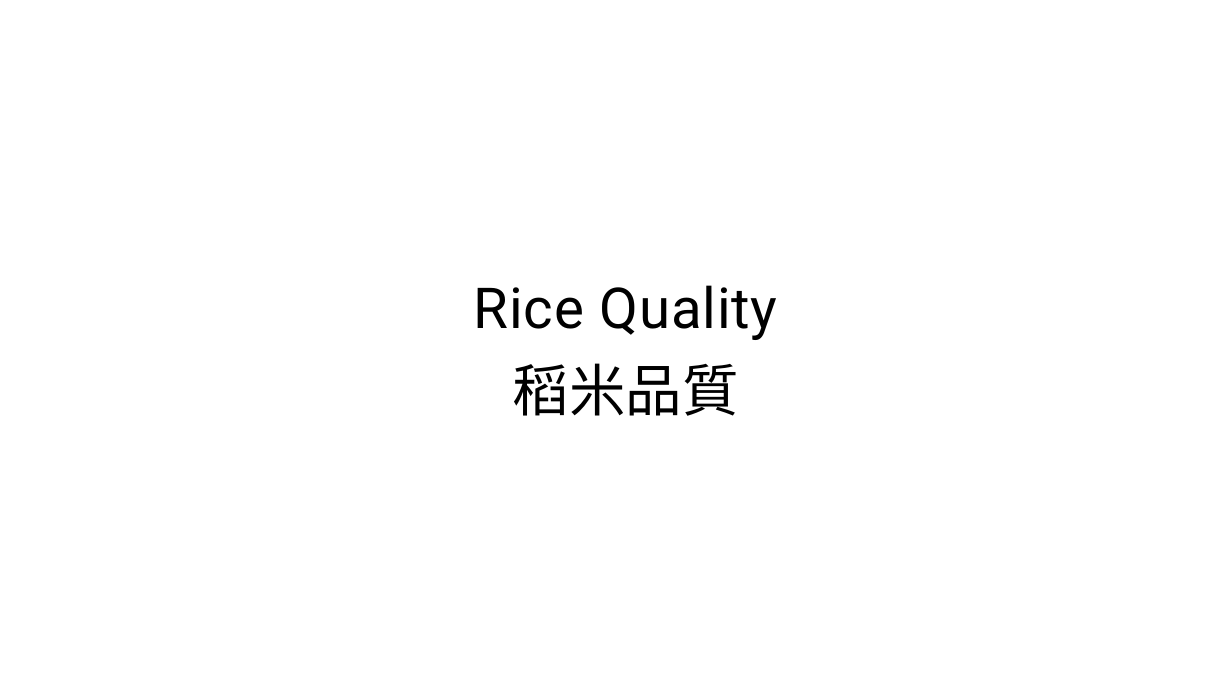
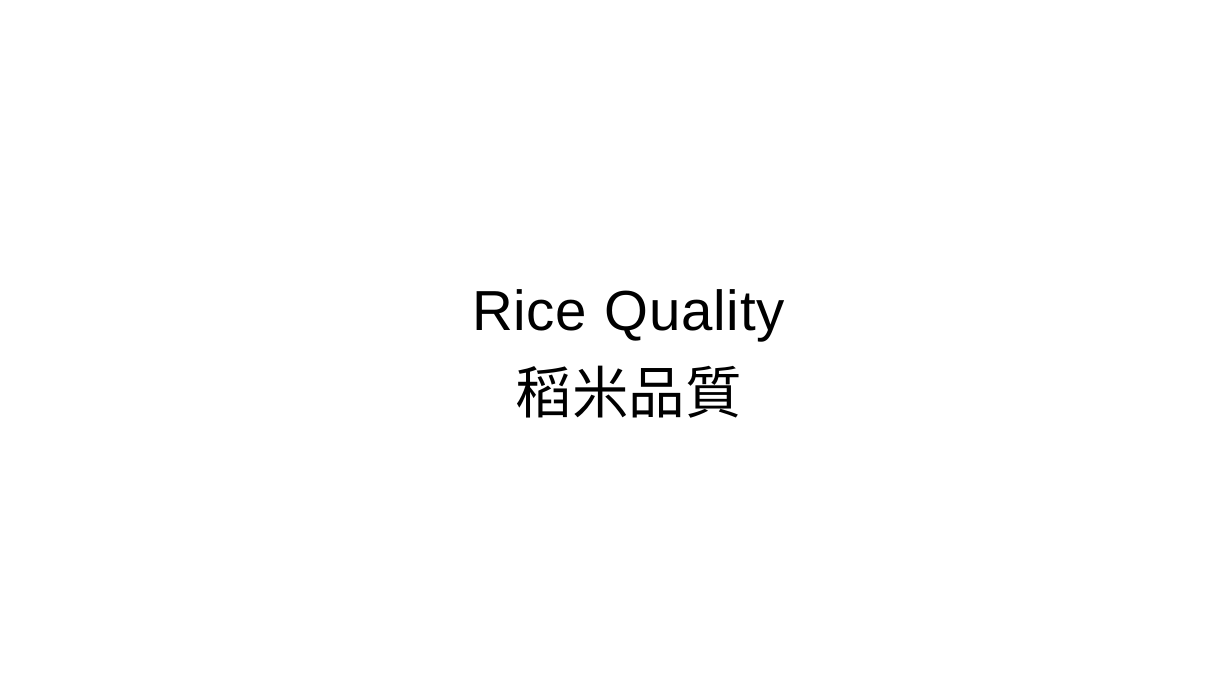
Before and after one commit to MullerLi/mullerli.github.io, a slide deck: slide 1 of assets/images/icon.pptx. Drawn at 1232x693 pixels with LibreOffice and Linux fonts; fonts in the diff are those of the drawing. Boxes give left, top, right and bottom in pixels: in the first picture for what was removed or moved away, otherwise in the second. Text is boxed around its words. In the diff, an @@ line names an element or a change of style, - is before the commit and + after.

Commit message:
feat: 更新圖像資源，替換 icon.pptx 和 preview.jpg

```diff
--- a/assets/images/icon.pptx
+++ b/assets/images/icon.pptx
@@ text at (472, 289, 785, 340): font Roboto to Arial in "Rice Quality" @@
```
Also in this commit, not shown: 1 other file.
